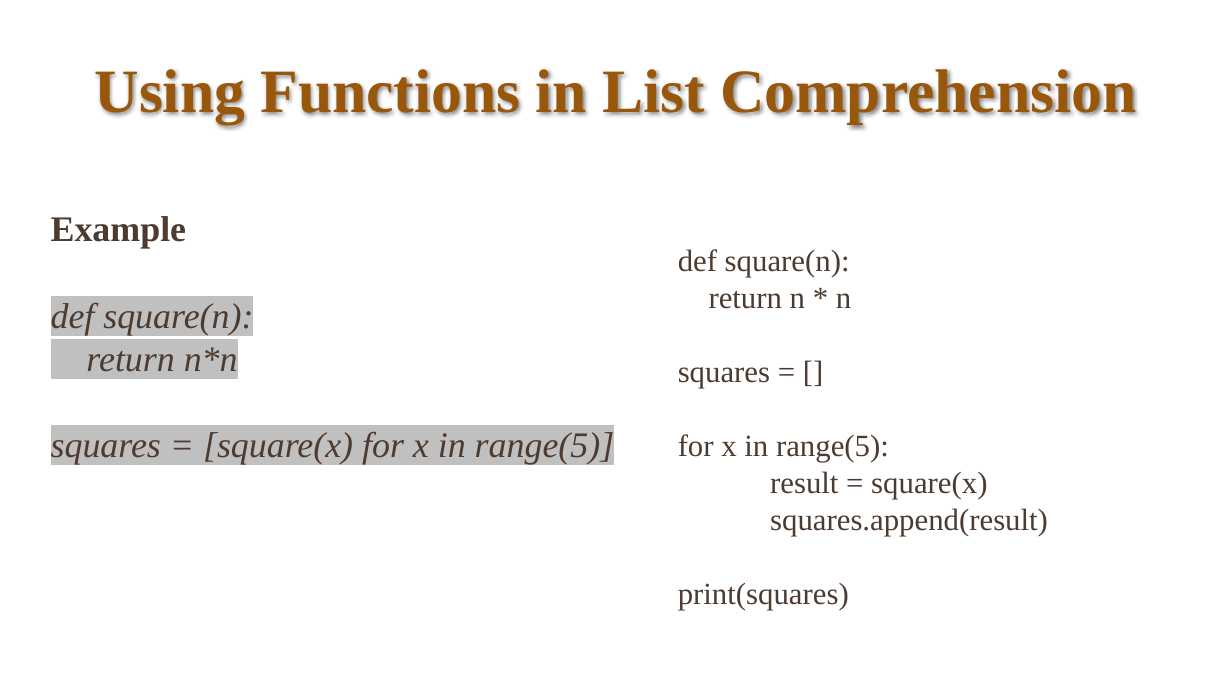
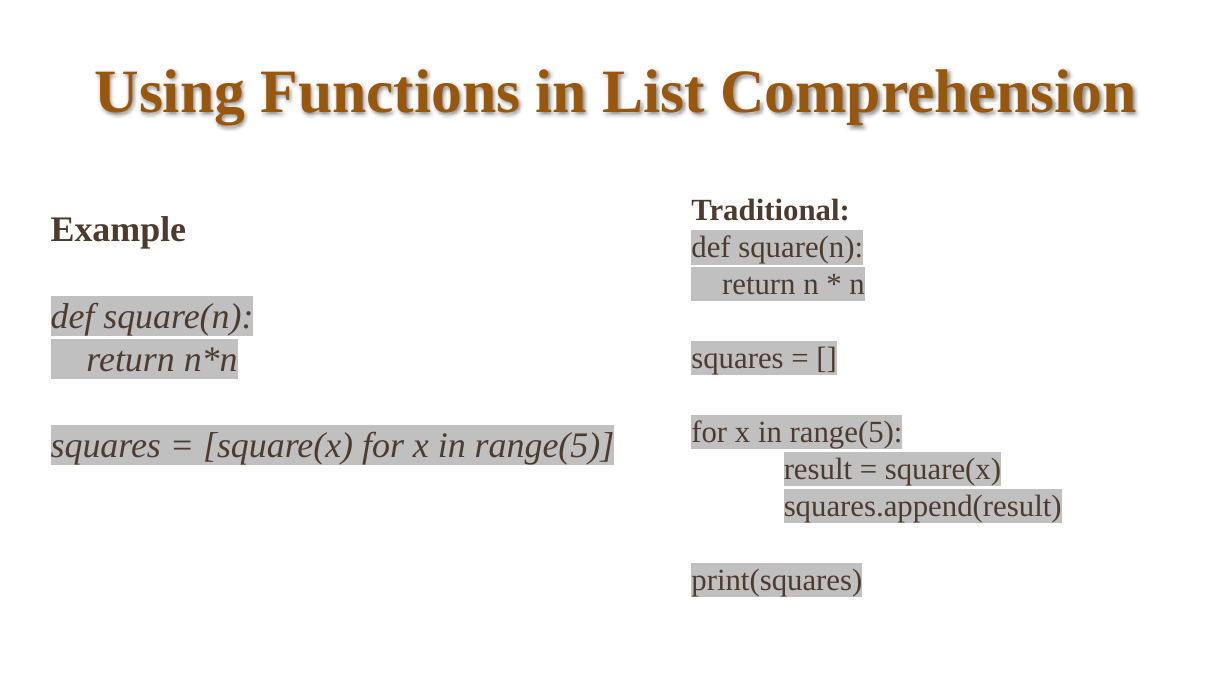
Before and after one commit to bahadurCorvit/Advance_Python, a slide deck: slide 9 of lectures/Lec12.pptx. Drawn at 1232x693 pixels with LibreOffice and Linux fonts; fonts in the diff are those of the drawing. Boxes give left, top, right and bottom in pixels: in the first picture for what was removed or moved away, otherwise in the second. Text is boxed around its words. In the diff, an @@ line names an element or a change of style, - is before the commit and + after.

```diff
--- a/lectures/Lec12.pptx
+++ b/lectures/Lec12.pptx
@@ text "Traditional:" moved from (x1=678, y1=249, x2=1048, y2=610) to (x1=691, y1=198, x2=1062, y2=596) @@
@@ text at (x1=691, y1=198, x2=850, y2=221): paragraph added @@
+Traditional:
@@ text at (x1=691, y1=235, x2=1062, y2=596): highlight none to #C0C0C0 in "def square(n):", "return n * n", "squares = []", "for x in range(5):" and 3 more places @@
```
Also in this commit, not shown: 6 other slides changed, 1 other file.
